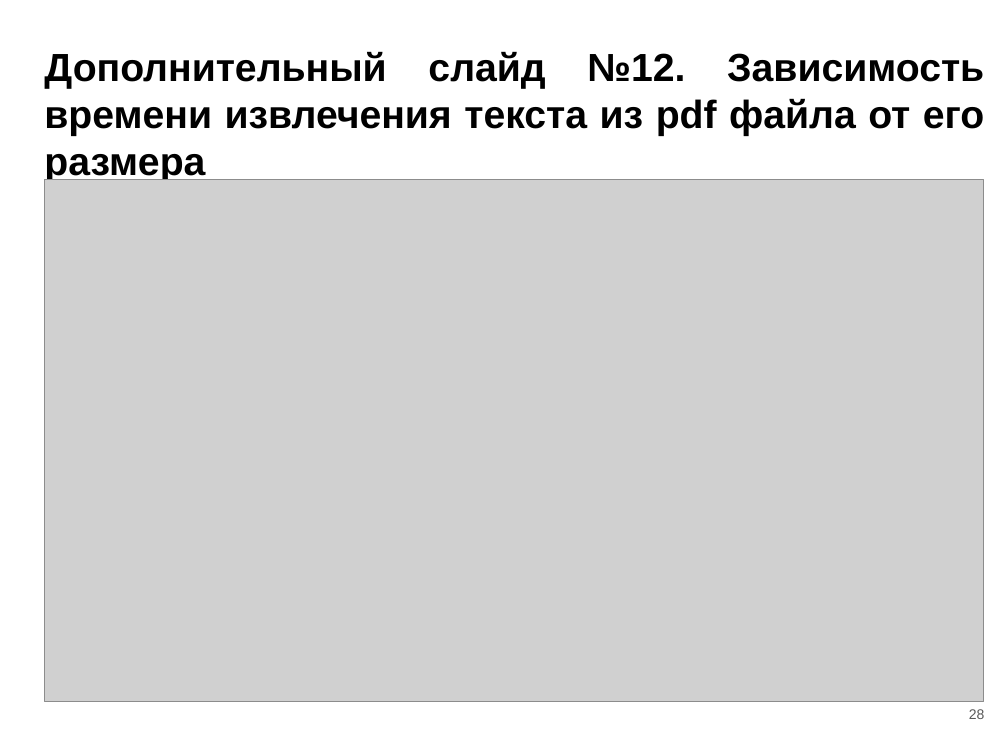
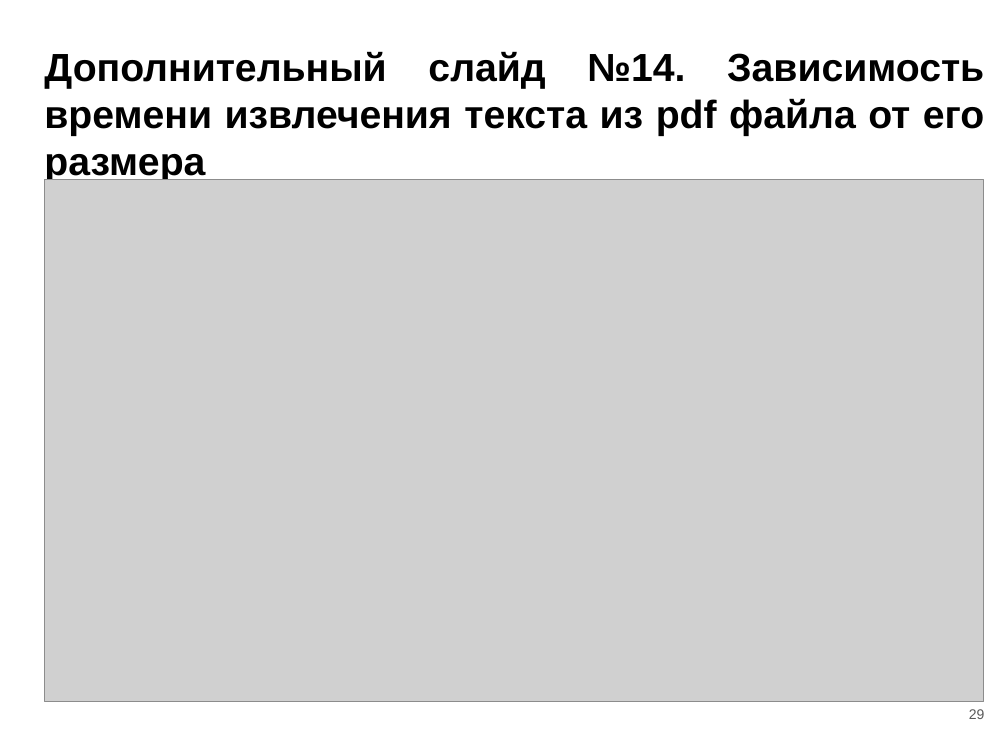
Before and after one commit to OSLL/sw-auto, a slide deck: slide 29 of paper_work/masters thesis/msc_slides.pptx (slide 28 before the commit). Drawn at 1008x756 pixels with LibreOffice and Linux fonts; fonts in the diff are those of the drawing; grey boxes stand for pictures. Boxes give left, top, right and bottom in pixels: in the first picture for what was removed or moved away, otherwise in the second. Text is boxed around its words. In the diff, an @@ line names an element or a change of style, - is before the commit and + after.

```diff
--- a/paper_work/masters thesis/msc_slides.pptx
+++ b/paper_work/masters thesis/msc_slides.pptx
@@ title at [44, 51, 984, 183]: text changed @@
-Дополнительный слайд №12. Зависимость времени извлечения текста из pdf файла от его размера
+Дополнительный слайд №14. Зависимость времени извлечения текста из pdf файла от его размера
```
Also in this commit, not shown: 20 other slides changed, 5 slides added, 4 slides removed, 1 other file.
